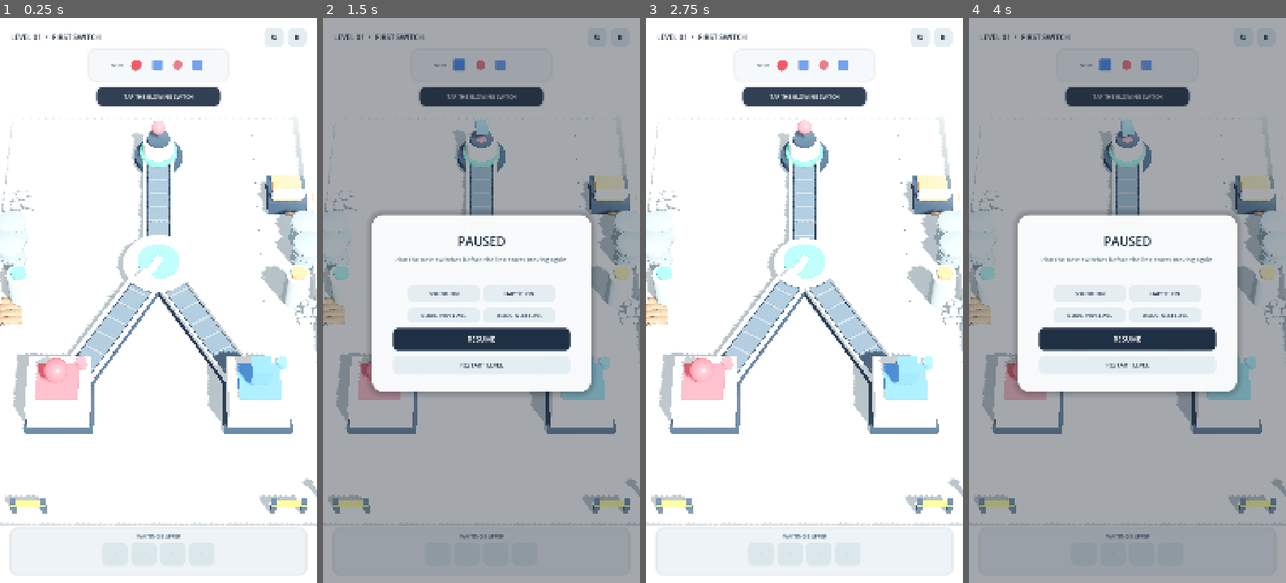
Above: before the commit, frames 1-4 (left to right).
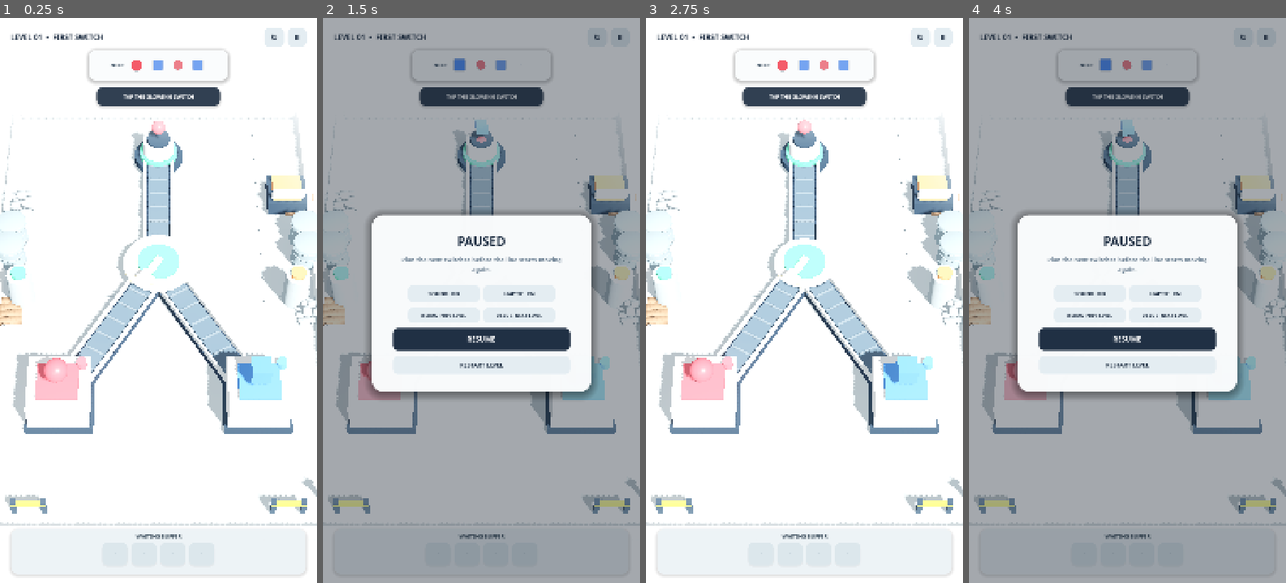
Above: after the commit, the same moments.

Repository: mocchaust64/rail_game
Game: Godot game, scene res://app/main.tscn
The game is run twice, just before and just after one commit, with the same random seed, the same clock (stepped at 60 frames per second) and the same inputs.
Inputs:
- Up to frame 1 (0.25 s): no input
- Up to frame 2 (1.5 s): click "↻" at 0.5 s; click "Ⅱ" at 1.25 s
- Up to frame 3 (2.75 s): click "RESTART LEVEL" at 2 s
- Up to frame 4 (4 s): click "↻" at 2.75 s; click "Ⅱ" at 3.5 s

The runs differ from the first frame. In frame 1, 0.7% of the frame differs, in the area x 3-73%, y 2-93%; in frame 2, 1.6%; in frame 3, 0.7%; in frame 4, 1.6%, in the area x 3-85%, y 2-93%.

Commit message:
feat: give the HUD a real typeface, elevation and safe-area insets
- the project ships no font asset, so every label rendered in Godot's
  built-in default face; a SystemFont adds no files and resolves to the
  platform UI face
- light panels on a light 3D scene now separate by elevation: stronger
  shadows with an offset, and darker secondary text
- nothing read the display safe area, so the top row would collide with a
  notch; insets are converted from screen to window coordinates first,
  otherwise the macOS menu bar is mistaken for a window inset

Co-Authored-By: Claude Opus 5 (1M context) <noreply@anthropic.com>

Diff:
--- a/ui/hud.gd
+++ b/ui/hud.gd
@@ -155,12 +155,15 @@
     root.name = "HudRoot"
     root.set_anchors_and_offsets_preset(Control.PRESET_FULL_RECT)
     root.mouse_filter = Control.MOUSE_FILTER_IGNORE
+    root.theme = _build_theme()
     add_child(root)
+
+    var insets := _safe_area_insets()
 
     var top := MarginContainer.new()
     top.set_anchors_preset(Control.PRESET_TOP_WIDE)
     top.add_theme_constant_override("margin_left", 36)
-    top.add_theme_constant_override("margin_top", 34)
+    top.add_theme_constant_override("margin_top", 34 + int(insets.x))
     top.add_theme_constant_override("margin_right", 36)
     root.add_child(top)
 
@@ -202,9 +205,9 @@
 
     var upcoming := PanelContainer.new()
     upcoming.set_anchors_preset(Control.PRESET_CENTER_TOP)
-    upcoming.position = Vector2(-236, 108)
+    upcoming.position = Vector2(-236, 108 + insets.x)
     upcoming.size = Vector2(472, 104)
-    upcoming.add_theme_stylebox_override("panel", _panel_style(Color("#F7FAFCEB"), 24, Color(0, 0, 0, 0.08), 9))
+    upcoming.add_theme_stylebox_override("panel", _panel_style(Color("#FBFDFEF7"), 24, Color(0, 0, 0, 0.20), 14))
     root.add_child(upcoming)
 
     var upcoming_row := HBoxContainer.new()
@@ -215,7 +218,7 @@
     var next_label := Label.new()
     next_label.text = "NEXT"
     next_label.add_theme_font_size_override("font_size", 17)
-    next_label.add_theme_color_override("font_color", Color("#677B8C"))
+    next_label.add_theme_color_override("font_color", Color("#46596A"))
     upcoming_row.add_child(next_label)
 
     for i in range(4):
@@ -226,7 +229,7 @@
 
     _tutorial = PanelContainer.new()
     _tutorial.set_anchors_preset(Control.PRESET_CENTER_TOP)
-    _tutorial.position = Vector2(-210, 235)
+    _tutorial.position = Vector2(-210, 235 + insets.x)
     _tutorial.size = Vector2(420, 64)
     _tutorial.add_theme_stylebox_override("panel", _panel_style(Color("#203044E8"), 22, Color(0, 0, 0, 0.12), 8))
     root.add_child(_tutorial)
@@ -241,15 +244,15 @@
 
     var buffer_margin := MarginContainer.new()
     buffer_margin.set_anchors_preset(Control.PRESET_BOTTOM_WIDE)
-    buffer_margin.offset_top = -184
-    buffer_margin.offset_bottom = -30
+    buffer_margin.offset_top = -184 - insets.y
+    buffer_margin.offset_bottom = -30 - insets.y
     buffer_margin.add_theme_constant_override("margin_left", 38)
     buffer_margin.add_theme_constant_override("margin_right", 38)
     root.add_child(buffer_margin)
 
     _buffer_panel = PanelContainer.new()
     _buffer_panel.pivot_offset = Vector2(500, 76)
-    _buffer_panel.add_theme_stylebox_override("panel", _panel_style(Color("#EEF4F7EC"), 25, Color(0, 0, 0, 0.11), 10))
+    _buffer_panel.add_theme_stylebox_override("panel", _panel_style(Color("#F4F8FAF7"), 25, Color(0, 0, 0, 0.22), 15))
     buffer_margin.add_child(_buffer_panel)
 
     var buffer_v := VBoxContainer.new()
@@ -260,7 +263,7 @@
     buffer_title.text = "WAITING BUFFER"
     buffer_title.horizontal_alignment = HORIZONTAL_ALIGNMENT_CENTER
     buffer_title.add_theme_font_size_override("font_size", 18)
-    buffer_title.add_theme_color_override("font_color", Color("#53687A"))
+    buffer_title.add_theme_color_override("font_color", Color("#3D4F5E"))
     buffer_v.add_child(buffer_title)
 
     _buffer_row = HBoxContainer.new()
@@ -283,7 +286,7 @@
     _overlay.size = Vector2(744, 580)
     _overlay.pivot_offset = Vector2(372, 290)
     _overlay.mouse_filter = Control.MOUSE_FILTER_STOP
-    _overlay.add_theme_stylebox_override("panel", _panel_style(Color("#F9FBFCFC"), 36, Color(0, 0, 0, 0.21), 24))
+    _overlay.add_theme_stylebox_override("panel", _panel_style(Color("#F9FBFCFC"), 36, Color(0, 0, 0, 0.34), 30))
     root.add_child(_overlay)
 
     var overlay_margin := MarginContainer.new()
@@ -421,8 +424,43 @@
     style.corner_radius_bottom_right = radius
     style.shadow_color = shadow
     style.shadow_size = shadow_size
+    # Light panels on a light 3D scene separate by elevation, not by fill.
+    style.shadow_offset = Vector2(0, 5)
     style.content_margin_left = 16
     style.content_margin_right = 16
     style.content_margin_top = 12
     style.content_margin_bottom = 12
     return style
+
+
+# The project ships no font asset, so every label would otherwise render in
+# Godot's built-in default face. A SystemFont costs no files and resolves to the
+# platform UI face: Roboto on Android, San Francisco on macOS and iOS.
+func _build_theme() -> Theme:
+    var font := SystemFont.new()
+    font.font_names = PackedStringArray([
+        "SF Pro Rounded", "SF Pro Text", "Helvetica Neue",
+        "Roboto", "Noto Sans", "Segoe UI", "sans-serif",
+    ])
+    font.font_weight = 600
+    font.subpixel_positioning = TextServer.SUBPIXEL_POSITIONING_AUTO
+    var theme := Theme.new()
+    theme.default_font = font
+    return theme
+
+
+# Top and bottom insets in viewport units, so the HUD clears a notch or a status
+# bar. get_display_safe_area() reports screen coordinates, so it is converted to
+# window-relative first: on a windowed desktop the safe area starts below the
+# menu bar, which is not an inset for the window and must not be treated as one.
+func _safe_area_insets() -> Vector2:
+    var safe := DisplayServer.get_display_safe_area()
+    var window_size := DisplayServer.window_get_size()
+    if window_size.y <= 0 or safe.size.y <= 0:
+        return Vector2.ZERO
+    var window_top := DisplayServer.window_get_position().y
+    var window_bottom := window_top + window_size.y
+    var scale := get_viewport().get_visible_rect().size.y / float(window_size.y)
+    var top := maxf(0.0, float(safe.position.y - window_top)) * scale
+    var bottom := maxf(0.0, float(window_bottom - (safe.position.y + safe.size.y))) * scale
+    return Vector2(top, bottom)
